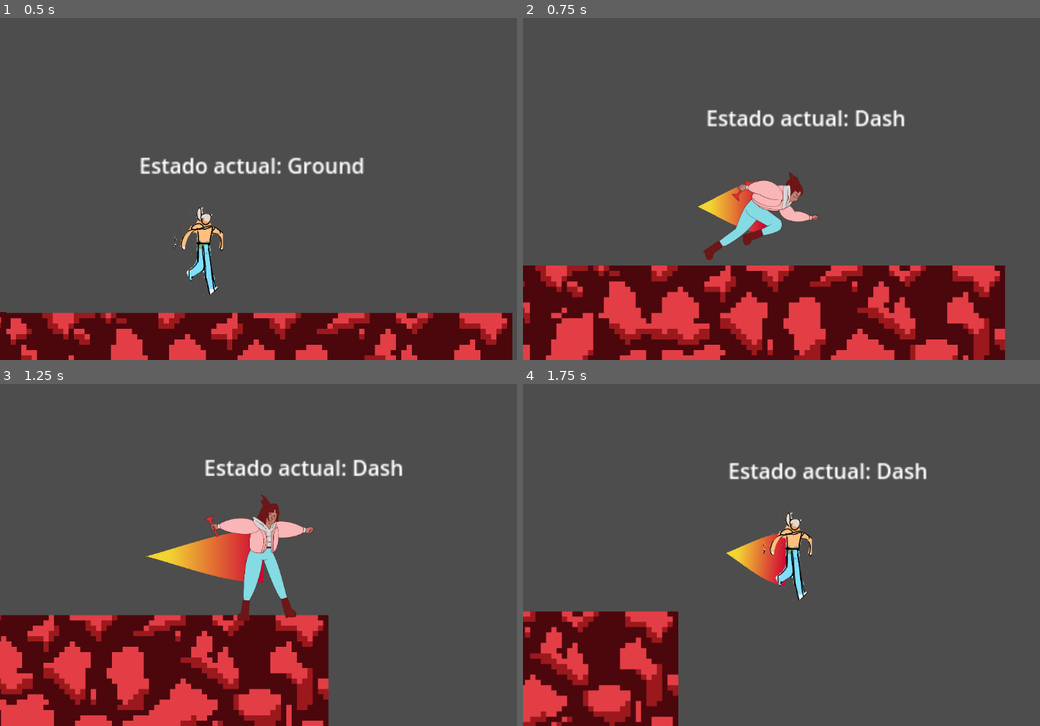
Above: before the commit, frames 1-4 (two rows, left to right).
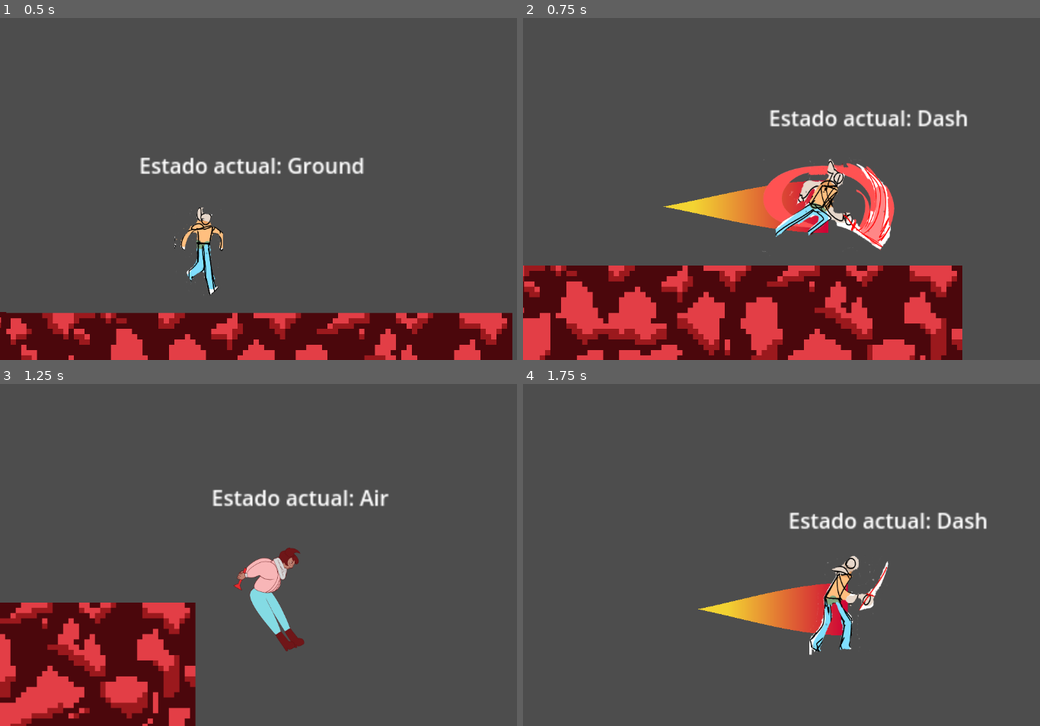
Above: after the commit, the same moments.

Repository: GuillermoC66/Interna
Game: Godot game, scene res://ESCENAS/elmundo.tscn
Two runs of this game, one before a commit and one after it. Both use one fixed random seed, a clock stepped at 60 frames per second and the inputs below.
Inputs:
- Up to frame 1 (0.5 s): no input
- Up to frame 2 (0.75 s): hold Right (ui_right) from 0.53 s (still down); hold X (dash) from 0.53 s (still down)
- Up to frame 3 (1.25 s): keep holding Right (ui_right); keep holding X (dash); tap Space (ui_select) at 0.77 s; tap Shift (walk) at 0.8 s
- Up to frame 4 (1.75 s): keep holding Right (ui_right); release X (dash) at 1.28 s; tap Shift (walk) at 1.35 s; tap Space (ui_select) at 1.52 s; tap X (dash) at 1.55 s

Frame 1 is identical in both runs. In frame 2, 23% of the frame differs, in the area x 0-94%, y 26-100%; in frame 3, 23%; in frame 4, 17%.
Error before the commit: Invalid assignment of property or key 'x' with value of type 'Nil' on a base object of type 'Vector2'. (res://ESCENAS/DashState.gd:35)

Commit message:
fuckign. pt2
-ya dashea
-ya tiene la animacion, pero está buggy as fukc!!!! como el payaso de juan pis!!! ack!!
(basicamente le tiene prioridad a las animaciones de correr, si esta corriendo y hace dash sigue con la animacion de correr. so. necesito ver como interrumpir una animacion.)

Diff:
--- a/ESCENAS/DashState.gd
+++ b/ESCENAS/DashState.gd
@@ -10,18 +10,20 @@
 var trail
 
 func Enter():
-	timer.start(1)
-	trail = trailScene.instantiate()
-	add_child(trail)
-	trail.character = character
-	get_direction()
+	if(can_dash):
+		playback.travel("dash")
+		timer.start(0.25)
+		start_trail()
+		get_direction()
 
 func state_process(delta):
 	timer.timeout.connect(_on_Timer_timeout)
 
 func _on_Timer_timeout():
 	trail.queue_free()
+	#playback.travel("idle")
 	if (character.is_on_floor()):
+		can_dash = true
 		Transition.emit(self, groundState)
 	else:
 		Transition.emit(self, airState)
@@ -30,8 +32,12 @@
 	var direccion = Vector2()
 	direccion.x = character.directionX
 	direccion.y = character.directionY
-	print(direccion)
 	if(direccion == Vector2(0,0)):
 		direccion.x = character.flipSprite
 
-	character.velocity += direccion * dash_Velocity
+	character.velocity = direccion * dash_Velocity
+
+func start_trail():
+	trail = trailScene.instantiate()
+	add_child(trail)
+	trail.character = character
--- a/ESCENAS/Player.tscn
+++ b/ESCENAS/Player.tscn
@@ -144,8 +144,8 @@
 
 [sub_resource type="Animation" id="Animation_plnwp"]
 resource_name = "dash"
-length = 0.291671
-step = 0.0416667
+length = 0.666675
+step = 0.0833333
 tracks/0/type = "value"
 tracks/0/imported = false
 tracks/0/enabled = true
@@ -165,7 +165,7 @@
 tracks/1/interp = 1
 tracks/1/loop_wrap = true
 tracks/1/keys = {
-"times": PackedFloat32Array(0, 0.0416667, 0.166667, 0.25),
+"times": PackedFloat32Array(0, 0.0833333, 0.416667, 0.583333),
 "transitions": PackedFloat32Array(1, 1, 1, 1),
 "update": 1,
 "values": [0, 1, 2, 3]
@@ -668,6 +668,9 @@
 [sub_resource type="AnimationNodeAnimation" id="AnimationNodeAnimation_l142k"]
 animation = &"crouch"
 
+[sub_resource type="AnimationNodeAnimation" id="AnimationNodeAnimation_ykng6"]
+animation = &"dash"
+
 [sub_resource type="AnimationNodeAnimation" id="AnimationNodeAnimation_tn30q"]
 animation = &"fall"
 
@@ -741,6 +744,14 @@
 [sub_resource type="AnimationNodeStateMachineTransition" id="AnimationNodeStateMachineTransition_uxlg7"]
 
 [sub_resource type="AnimationNodeStateMachineTransition" id="AnimationNodeStateMachineTransition_uyne2"]
+
+[sub_resource type="AnimationNodeStateMachineTransition" id="AnimationNodeStateMachineTransition_vvrie"]
+
+[sub_resource type="AnimationNodeStateMachineTransition" id="AnimationNodeStateMachineTransition_olx4d"]
+
+[sub_resource type="AnimationNodeStateMachineTransition" id="AnimationNodeStateMachineTransition_0e41x"]
+
+[sub_resource type="AnimationNodeStateMachineTransition" id="AnimationNodeStateMachineTransition_ualg8"]
 
 [sub_resource type="AnimationNodeStateMachine" id="AnimationNodeStateMachine_pkx8b"]
 states/End/position = Vector2(860, 21.5106)
@@ -751,6 +762,8 @@
 states/WalkToRun/position = Vector2(219.926, -41.6297)
 states/crouch/node = SubResource("AnimationNodeAnimation_l142k")
 states/crouch/position = Vector2(133.259, 143.741)
+states/dash/node = SubResource("AnimationNodeAnimation_ykng6")
+states/dash/position = Vector2(-130.741, -95.6959)
 states/fall/node = SubResource("AnimationNodeAnimation_tn30q")
 states/fall/position = Vector2(211.926, -188.967)
 states/idle/node = SubResource("AnimationNodeAnimation_flk56")
@@ -769,8 +782,8 @@
 states/transLookUp/position = Vector2(277.704, 145.207)
 states/walk/node = SubResource("AnimationNodeAnimation_h2w5o")
 states/walk/position = Vector2(461.259, -113.8)
-transitions = ["transLookUp", "lookup", SubResource("Animati …(1228 unchanged characters)… mationNodeStateMachineTransition_uyne2")]
-graph_offset = Vector2(-118.741, -117.282)
+transitions = ["transLookUp", "lookup", SubResource("Animati …(1228 unchanged characters)… mationNodeStateMachineTransition_uyne2"), "idle", "dash", SubResource("AnimationNodeStateMachineTransition_vvrie"), "dash", "idle", SubResource("AnimationNodeStateMachineTransition_olx4d"), "jump", "dash", SubResource("AnimationNodeStateMachineTransition_0e41x"), "dash", "jump", SubResource("AnimationNodeStateMachineTransition_ualg8")]
+graph_offset = Vector2(-269.951, -148.608)
 
 [node name="Player" type="CharacterBody2D"]
 scale = Vector2(2, 2)
@@ -788,14 +801,13 @@
 [node name="AnimatedSprite2D" type="AnimatedSprite2D" parent="."]
 scale = Vector2(0.2, 0.2)
 sprite_frames = SubResource("SpriteFrames_ghlx7")
-animation = &"idle"
+animation = &"dash"
 
 [node name="Camera2D" type="Camera2D" parent="."]
 offset = Vector2(200, 0)
 position_smoothing_enabled = true
 
 [node name="AnimationTree" type="AnimationTree" parent="."]
-active = false
 tree_root = SubResource("AnimationNodeStateMachine_pkx8b")
 anim_player = NodePath("../AnimationPlayer")
 
@@ -819,17 +831,21 @@
 airState = NodePath("../Air")
 dashState = NodePath("../Dash")
 camara = NodePath("../../Camera2D")
+can_move = null
 
 [node name="Air" type="Node" parent="StateMachine" node_paths=PackedStringArray("groundState", "dashState")]
 script = ExtResource("34_kidm3")
 groundState = NodePath("../Ground")
 dashState = NodePath("../Dash")
+can_move = null
 
 [node name="Dash" type="Node" parent="StateMachine" node_paths=PackedStringArray("groundState", "airState")]
 script = ExtResource("36_jots7")
 groundState = NodePath("../Ground")
 airState = NodePath("../Air")
-dash_Velocity = 100.0
+dash_Velocity = 1700.0
 
 [node name="Timer" type="Timer" parent="StateMachine/Dash"]
 one_shot = true
+
+[node name="CanDash" type="Timer" parent="StateMachine"]
--- a/SCRIPTS/AirState.gd
+++ b/SCRIPTS/AirState.gd
@@ -17,6 +17,7 @@
 
 func state_input(event : InputEvent):
 	if(event.is_action_pressed("dash")):
+		can_dash = false
 		Transition.emit(self, dashState)
 
 func stopJump():
--- a/SCRIPTS/GroundState.gd
+++ b/SCRIPTS/GroundState.gd
@@ -24,6 +24,7 @@
 func state_input(event : InputEvent):
 	jump()
 	if(event.is_action_pressed("dash")):
+		can_dash = false
 		Transition.emit(self, dashState)
 	if(event.is_action_pressed("ui_up")):
 		lookUp()
--- a/SCRIPTS/MovimientoJugador.gd
+++ b/SCRIPTS/MovimientoJugador.gd
@@ -7,7 +7,7 @@
 var directionX : float = 0
 var directionY : float = 0
 var playback
-var flipSprite
+var flipSprite = 1
 var velocidadCaminar : float = 410
 var velocidadCorrer : float = 700
 
@@ -16,14 +16,14 @@
 	playback = animacion["parameters/playback"]
 
 func _physics_process(delta):
-	if stateMachine.canMove():
+	if stateMachine.canMove() and stateMachine.current_state.name != "Dash":
 		directionX = Input.get_axis("ui_left", "ui_right")
 		directionY = Input.get_axis("ui_up", "ui_down")
 		if Input.is_action_pressed("walk"):
 			walkRun(velocidadCaminar, "walk")
 		else:
 			walkRun(velocidadCorrer, "run")
-	animacionesJump()
+		animacionesJump()
 	move_and_slide()
 
 #Movimiento horizontal (Correr, caminar)
--- a/SCRIPTS/StatePlayer.gd
+++ b/SCRIPTS/StatePlayer.gd
@@ -4,6 +4,7 @@
 
 signal Transition
 @export var can_move : bool = true
+var can_dash : bool = true
 
 var character : CharacterBody2D
 var playback : AnimationNodeStateMachinePlayback
Not shown: 1 places in ESCENAS/Player.tscn that only renumber resources
